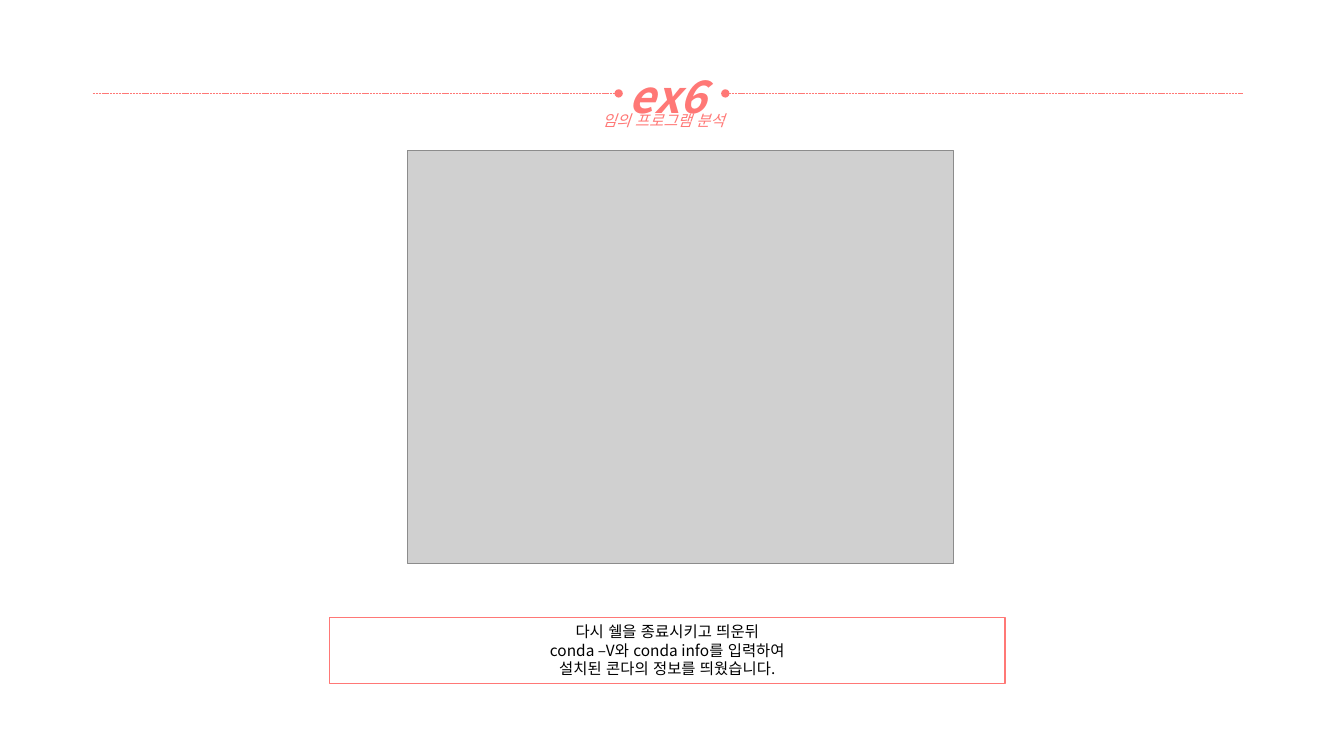
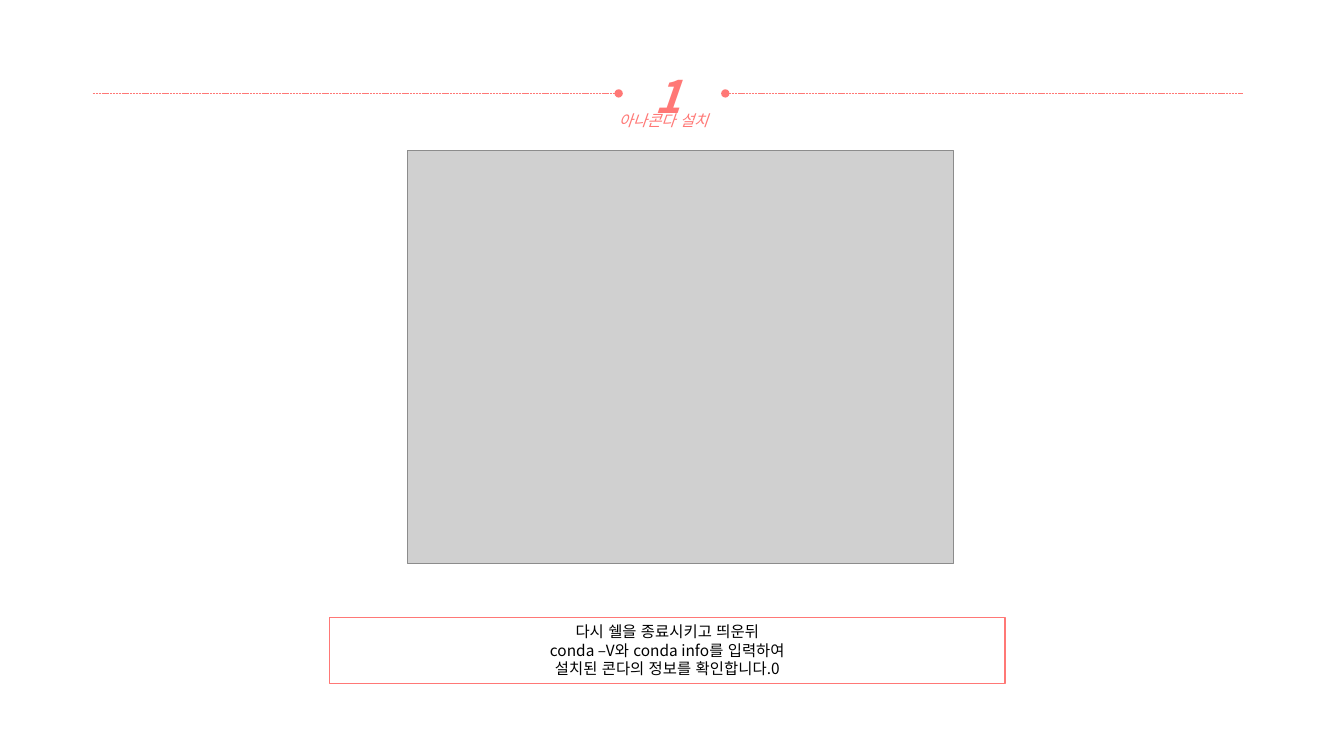
Before and after one commit to yooatom2200/Programing_Base_2, a slide deck: slide 6 of 2장/20164091-송희령-2주차 과제.pptx. Drawn at 1344x756 pixels with LibreOffice and Linux fonts; fonts in the diff are those of the drawing; grey boxes stand for pictures. Boxes give left, top, right and bottom in pixels: in the first picture for what was removed or moved away, otherwise in the second. Text is boxed around its words. In the diff, an @@ line names an element or a change of style, - is before the commit and + after.

```diff
--- a/2장/20164091-송희령-2주차 과제.pptx
+++ b/2장/20164091-송희령-2주차 과제.pptx
@@ text at [654,80,680,125]: text changed @@
-ex6
+1
@@ text at [619,110,708,127]: text changed @@
-임의 프로그램 분석
+아나콘다 설치
@@ text in rectangle at [555,661,780,676]: text changed @@
-설치된 콘다의 정보를 띄웠습니다.
+설치된 콘다의 정보를 확인합니다.0
```
Also in this commit, not shown: 2 other slides changed, 5 slides added.
